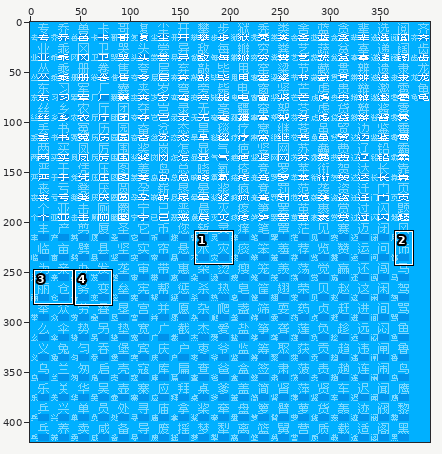
Two states of a pixel-art file, Data/核心笑传之抄抄表——《现代汉语常用字表》常用字部分.ase. The first picture is a wide view before the edit; the outline marks the close-up.
Close-up. Before the edit:
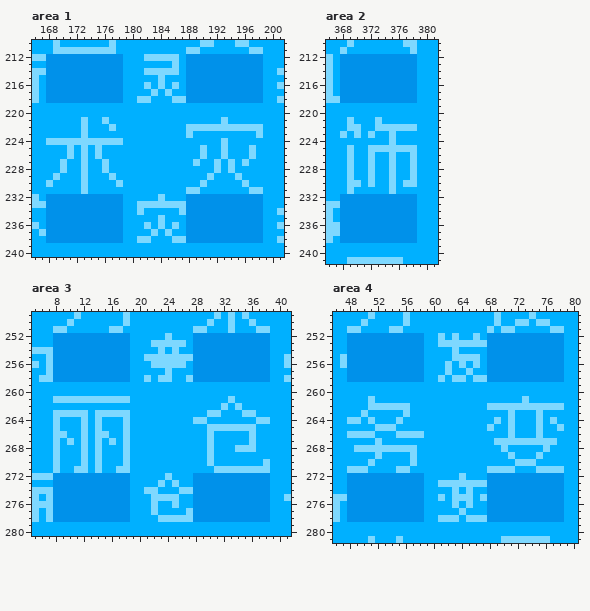
400x420 pixels, 1 frame. Colours within 5 levels of each other are drawn and written as one. Shown: area 1: x 166..201, y 210..240; area 2: x 366..381, y 210..241; area 3: x 5..41, y 249..280; area 4: x 46..80, y 249..281. The commit also changed other parts of the picture, which this record leaves out.
Now the later version:
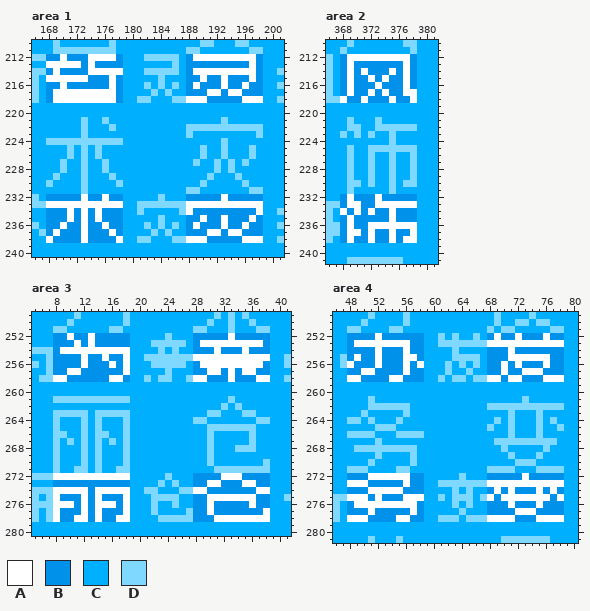
Palette (. is transparent): A #ffffff  B #0091ea  C #00b0ff  D #7ed8ff
The exact change:
Area 1, layer "字形层":
y 212: x 170 B -> A; x 174..177 BBBB -> AAAA; x 189..197 BBBBBBBBB -> AAAAAAAAA
y 213: x 168..172 BBBBB -> AAAAA; x 174 B -> A; x 197 B -> A
y 214: x 169 B -> A; x 174..178 BBBBB -> AAAAA; x 189..197 BBBBBBBBB -> AAAAAAAAA
y 215: x 168..173 BBBBBB -> AAAAAA; x 177 B -> A; x 190 B -> A; x 193 B -> A; x 197 B -> A
y 216: x 170 B -> A; x 177 B -> A; x 189 B -> A; x 193 B -> A; x 196 B -> A
y 217: x 169..177 BBBBBBBBB -> AAAAAAAAA; x 191..192 BB -> AA; x 194..195 BB -> AA
y 218: x 169..177 BBBBBBBBB -> AAAAAAAAA; x 188..190 BBB -> AAA; x 196..198 BBB -> AAA
y 232: x 173 B -> A; x 176 B -> A; x 193 B -> A
y 233: x 168..178 BBBBBBBBBBB -> AAAAAAAAAAA; x 188..198 BBBBBBBBBBB -> AAAAAAAAAAA
y 234: x 171 B -> A; x 173 B -> A; x 175 B -> A; x 188 B -> A; x 198 B -> A
y 235: x 171 B -> A; x 173 B -> A; x 175 B -> A; x 190 B -> A; x 193 B -> A; x 197 B -> A
y 236: x 170 B -> A; x 173 B -> A; x 176 B -> A; x 189 B -> A; x 193 B -> A; x 196 B -> A
y 237: x 169 B -> A; x 173 B -> A; x 177 B -> A; x 191..192 BB -> AA; x 194..195 BB -> AA
y 238: x 168 B -> A; x 173 B -> A; x 178 B -> A; x 188..190 BBB -> AAA; x 196..198 BBB -> AAA
Area 2, layer "字形层":
y 212: x 369..377 BBBBBBBBB -> AAAAAAAAA
y 213: x 369 B -> A; x 377 B -> A
y 214: x 369 B -> A; x 371 B -> A; x 375 B -> A; x 377 B -> A
y 215: x 369 B -> A; x 372 B -> A; x 374 B -> A; x 377 B -> A
y 216: x 369 B -> A; x 373 B -> A; x 377 B -> A
y 217: x 369 B -> A; x 372 B -> A; x 374 B -> A; x 377..378 BB -> AA
y 218: x 368 B -> A; x 371 B -> A; x 375 B -> A; x 378 B -> A
y 232: x 369 B -> A; x 373 B -> A
y 233: x 369..370 BB -> AA; x 373..378 BBBBBB -> AAAAAA
y 234: x 368 B -> A; x 370 B -> A; x 372 B -> A; x 375 B -> A
y 235: x 369 B -> A; x 375 B -> A
y 236: x 369 B -> A; x 372..378 BBBBBBB -> AAAAAAA
y 237: x 369..370 BB -> AA; x 372 B -> A; x 375 B -> A; x 378 B -> A
y 238: x 369 B -> A; x 372 B -> A; x 375 B -> A; x 377..378 BB -> AA
Area 3, layer "字形层":
y 252: x 10 B -> A; x 13 B -> A; x 33 B -> A
y 253: x 11 B -> A; x 13 B -> A; x 29..37 BBBBBBBBB -> AAAAAAAAA
y 254: x 9..18 BBBBBBBBBB -> AAAAAAAAAA; x 31 B -> A; x 35 B -> A
y 255: x 12 B -> A; x 15 B -> A; x 18 B -> A; x 28..38 BBBBBBBBBBB -> AAAAAAAAAAA
y 256: x 12 B -> A; x 16 B -> A; x 18 B -> A; x 29..37 BBBBBBBBB -> AAAAAAAAA
y 257: x 10..11 BB -> AA; x 18 B -> A; x 30..31 BB -> AA; x 33 B -> A; x 35..36 BB -> AA
y 258: x 8..9 BB -> AA; x 16..17 BB -> AA; x 28..29 BB -> AA; x 33 B -> A; x 37..38 BB -> AA
y 272: x 8..18 BBBBBBBBBBB -> AAAAAAAAAAA; x 32..34 BBB -> AAA
y 273: x 30..31 BB -> AA; x 35..36 BB -> AA
y 274: x 8..12 BBBBB -> AAAAA; x 14..18 BBBBB -> AAAAA; x 28..29 BB -> AA; x 37..38 BB -> AA
y 275: x 8 B -> A; x 12 B -> A; x 14 B -> A; x 18 B -> A; x 30..36 BBBBBBB -> AAAAAAA
y 276: x 8..10 BBB -> AAA; x 12 B -> A; x 14..16 BBB -> AAA; x 18 B -> A; x 30 B -> A; x 36 B -> A
y 277: x 8 B -> A; x 12 B -> A; x 14 B -> A; x 18 B -> A; x 30 B -> A; x 38 B -> A
y 278: x 8 B -> A; x 11..12 BB -> AA; x 14 B -> A; x 17..18 BB -> AA; x 31..38 BBBBBBBB -> AAAAAAAA
Area 4, layer "字形层":
y 252: x 52 B -> A; x 69 B -> A; x 72 B -> A; x 76 B -> A
y 253: x 49..56 BBBBBBBB -> AAAAAAAA; x 68..78 BBBBBBBBBBB -> AAAAAAAAAAA
y 254: x 52 B -> A; x 56 B -> A; x 71 B -> A
y 255: x 49 B -> A; x 52 B -> A; x 56..57 BB -> AA; x 71..76 BBBBBB -> AAAAAA
y 256: x 48 B -> A; x 52 B -> A; x 56 B -> A; x 58 B -> A; x 70 B -> A; x 72 B -> A; x 76 B -> A
y 257: x 50..51 BB -> AA; x 56 B -> A; x 70 B -> A; x 73..75 BBB -> AAA
y 258: x 48..49 BB -> AA; x 54..55 BB -> AA; x 68..69 BB -> AA; x 71..72 BB -> AA; x 76..78 BBB -> AAA
y 272: x 51..56 BBBBBB -> AAAAAA; x 73 B -> A
y 273: x 48..50 BBB -> AAA; x 56 B -> A; x 68..78 BBBBBBBBBBB -> AAAAAAAAAAA
y 274: x 51..55 BBBBB -> AAAAA; x 69 B -> A; x 71 B -> A; x 75 B -> A; x 77 B -> A
y 275: x 48..50 BBB -> AAA; x 52 B -> A; x 56..58 BBB -> AAA; x 68 B -> A; x 70..76 BBBBBBB -> AAAAAAA; x 78 B -> A
y 276: x 49..57 BBBBBBBBB -> AAAAAAAAA; x 71 B -> A; x 75 B -> A
y 277: x 51 B -> A; x 57 B -> A; x 72..74 BBB -> AAA
y 278: x 48..50 BBB -> AAA; x 55..56 BB -> AA; x 68..71 BBBB -> AAAA; x 75..78 BBBB -> AAAA
